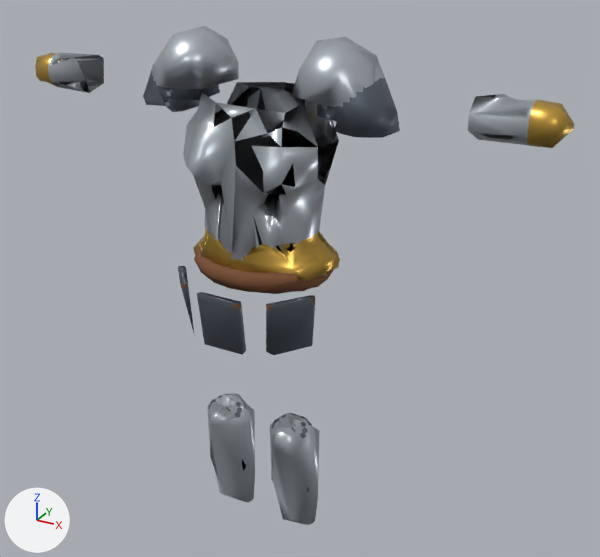
Renders of the glTF model assets/models/armor_guard_human_f.glb from each side of a commit.
Rendered twice from a 50 mm camera at (1.008, -1.601, 0.943) aimed at (0.082, 0.082, 0.101). Every picture has the same lights, and +X, +Y and +Z are marked at lower left. The picture after the commit comes second. Vertices at exactly the same position are counted once.

Objects in the first picture: 'Armor'.
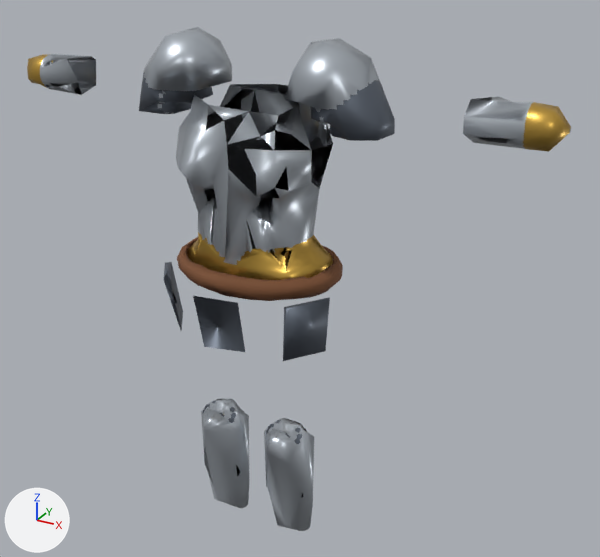
Pixel boxes (x1, y1, x2, y2) of what changed, in the pictures (600 x 557 px; the box of a moved part takes in the faces that stretch with it):
'Armor', reshaped
    before: (35, 26, 575, 525)
    after: (27, 27, 571, 531)
part 1 of me_armor, moved or reshaped
    before: (183, 82, 341, 281)
    after: (176, 84, 333, 280)
part 2 of me_armor, moved or reshaped
    before: (35, 53, 104, 93)
    after: (27, 54, 96, 95)
part 3 of me_armor, moved or reshaped
    before: (468, 94, 575, 148)
    after: (463, 96, 571, 152)
part 4 of me_armor, moved or reshaped
    before: (207, 394, 255, 502)
    after: (201, 399, 249, 508)
part 5 of me_armor, rebuilt
    before: (270, 413, 320, 525)
    after: (264, 418, 314, 531)
part 6 of me_armor, rebuilt
    before: (143, 26, 239, 112)
    after: (139, 27, 232, 114)
part 7 of me_armor, rebuilt
    before: (194, 246, 333, 294)
    after: (177, 237, 343, 301)
part 8 of me_armor, rebuilt (7% taller)
    before: (266, 295, 315, 355)
    after: (283, 297, 330, 361)
part 9 of me_armor, rebuilt (6% wider, 11% shorter)
    before: (197, 292, 246, 355)
    after: (193, 296, 245, 352)
part 10 of me_armor, rebuilt (17% wider)
    before: (178, 266, 195, 336)
    after: (163, 262, 183, 330)
part 11 of me_armor, moved or reshaped
    before: (291, 37, 400, 138)
    after: (285, 38, 395, 141)

Patch to the scene script:
```diff
--- a/assets/models/armor_guard_human_f.glb.py
+++ b/assets/models/armor_guard_human_f.glb.py
@@ me_armor @@
 # used by ob_armor; location = (0.0, 0.0, 0.0)
-me_armor.from_pydata(...)  # 1781 vertices, 3811 faces; spans x -0.703..0.703, y -0.171..0.194, z -0.619..0.7
+me_armor.from_pydata(...)  # 1769 vertices, 3781 faces; spans x -0.703..0.703, y -0.18..0.186, z -0.619..0.7
+# me_armor part 1: the loose piece of 483 vertices spanning x -0.194..0.192, y -0.116..0.186, z 0.153..0.568 is moved by (0.0, -0.029, 0.0)
+# me_armor part 2: the loose piece of 98 vertices spanning x -0.703..-0.503, y 0.009..0.104, z 0.517..0.61 is moved by (0.0, -0.029, 0.0)
+# me_armor part 3: the loose piece of 96 vertices spanning x 0.503..0.703, y 0.008..0.103, z 0.513..0.609 is moved by (0.0, -0.029, 0.0)
+# me_armor part 4: the loose piece of 223 vertices spanning x -0.174..-0.032, y -0.068..0.034, z -0.619..-0.258 is moved by (0.0, -0.029, 0.0)
+# me_armor part 5: the loose piece of 223 vertices spanning x 0.026..0.167, y -0.06..0.034, z -0.619..-0.26 is rebuilt with 224 vertices and now spans x 0.026..0.167, y -0.09..0.005, z -0.619..-0.26
+# me_armor part 6: the loose piece of 210 vertices spanning x -0.331..-0.088, y -0.037..0.161, z 0.505..0.7 is rebuilt with 210 vertices and now spans x -0.332..-0.088, y -0.066..0.131, z 0.505..0.7
+# me_armor part 7: the loose piece of 150 vertices spanning x -0.184..0.185, y -0.106..0.194, z 0.122..0.175 is rebuilt with 190 vertices and now spans x -0.217..0.215, y -0.148..0.186, z 0.122..0.175
+# me_armor part 8: the loose piece of 25 vertices spanning x 0.097..0.196, y -0.138..-0.032, z -0.015..0.127 is rebuilt with 5 vertices and now spans x 0.153..0.229, y -0.141..-0.036, z -0.015..0.133, in mat_metal_steeldark (grey #6c7480)
+# me_armor part 9: the loose piece of 22 vertices spanning x -0.06..0.06, y -0.171..-0.132, z -0.012..0.127 is rebuilt with 4 vertices and now spans x -0.058..0.059, y -0.18..-0.144, z -0.016..0.131, in mat_metal_steeldark (grey #6c7480)
+# me_armor part 10: the loose piece of 20 vertices spanning x -0.196..-0.103, y -0.138..-0.032, z -0.015..0.127 is rebuilt with 5 vertices and now spans x -0.238..-0.144, y -0.142..-0.029, z -0.015..0.132, in mat_metal_steeldark (grey #6c7480)
+# me_armor part 11: 230 vertices removed from x 0.094..0.331, y -0.039..0.156, z 0.505..0.697; 230 vertices added at x 0.094..0.334, y -0.068..0.127, z 0.505..0.697
 me_armor.materials.append(mat_metal_steel)
```
